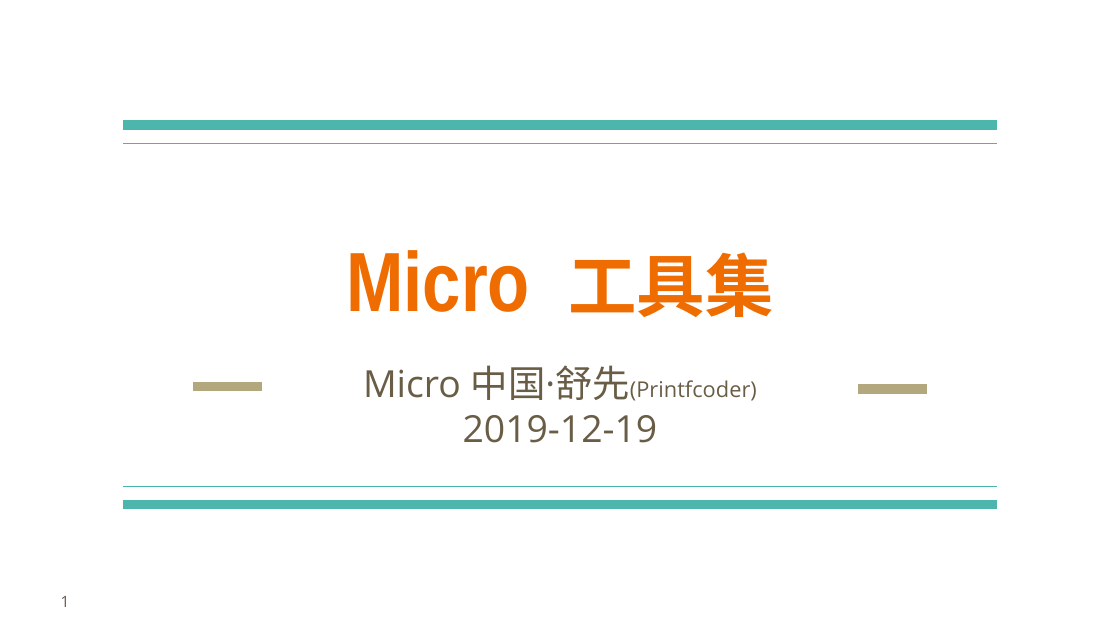
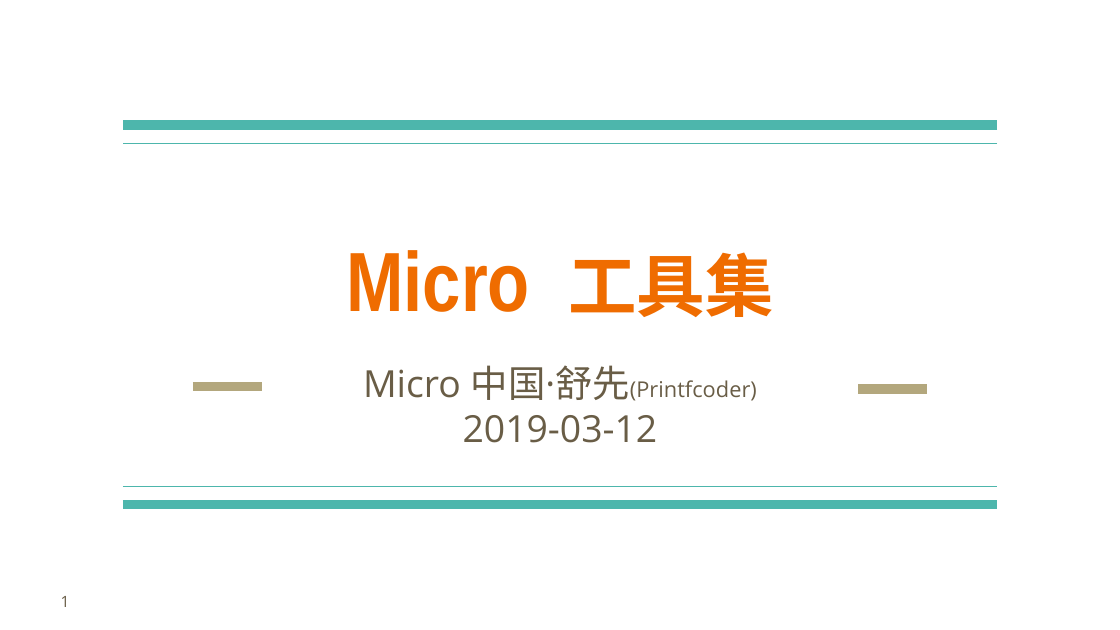
Before and after one commit to printfcoder/stack-rpc-tutorials, a slide deck: slide 1 of others/share/learning-go/【第三期】Micro工具集.pptx. Drawn at 1120x630 pixels with LibreOffice and Linux fonts; fonts in the diff are those of the drawing; background and template pictures are left out. Boxes give left, top, right and bottom in pixels: in the first picture for what was removed or moved away, otherwise in the second. Text is boxed around its words. In the diff, an @@ line names an element or a change of style, - is before the commit and + after.

```diff
--- a/others/share/learning-go/【第三期】Micro工具集.pptx
+++ b/others/share/learning-go/【第三期】Micro工具集.pptx
@@ subtitle at [463,415,658,443]: text changed @@
-2019-12-19
+2019-03-12
```
Also in this commit, not shown: 1 slide added.
